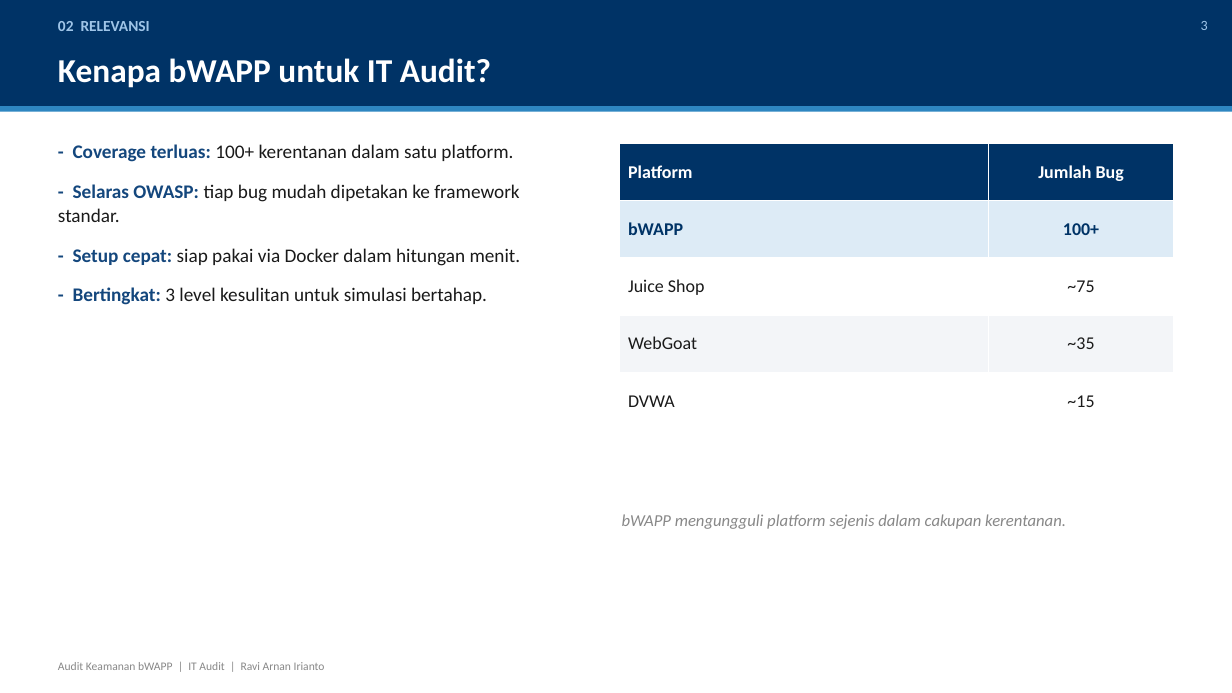
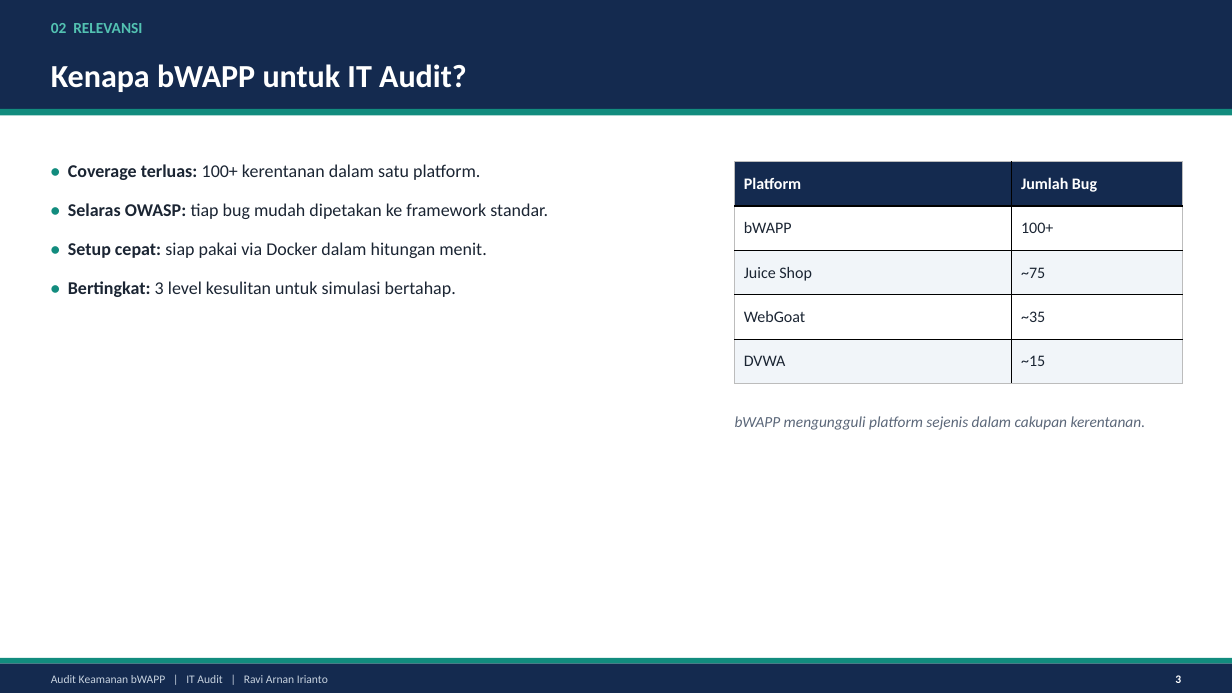
Before and after one commit to ravi-arnan/it-audit-bwapp, a slide deck: slide 3 of doc/presentasi_audit_bwapp.pptx. Drawn at 1232x693 pixels with LibreOffice and Linux fonts; fonts in the diff are those of the drawing. Boxes give left, top, right and bottom in pixels: in the first picture for what was removed or moved away, otherwise in the second. Text is boxed around its words. In the diff, an @@ line names an element or a change of style, - is before the commit and + after.

```diff
--- a/doc/presentasi_audit_bwapp.pptx
+++ b/doc/presentasi_audit_bwapp.pptx
@@ rectangle at [0, 0, 1232, 109]: fill #003366 to #142A4F @@
@@ text "02 RELEVANSI" at [51, 23, 142, 33]: text colour #9FC5E8 to #53C2B2; less space between paragraphs @@
@@ text "Kenapa bWAPP untuk IT Audit?": place and size @@
-text "Kenapa bWAPP untuk IT Audit?" at [58, 58, 491, 88]
+text "Kenapa bWAPP untuk IT Audit?" at [51, 64, 467, 92]
@@ text "Kenapa bWAPP untuk IT Audit?" at [51, 64, 467, 92]: size 26 to 25 pt; less space between paragraphs @@
@@ rectangle: place and size @@
-rectangle at [0, 106, 1232, 112]
+rectangle at [0, 109, 1232, 116]
@@ rectangle at [0, 109, 1232, 116]: fill #2E86C1 to #128C7E @@
@@ text at [68, 164, 548, 297]: text changed; size 15 to 14 pt; text colour #1A1A1A to #1B2533 @@
-- Coverage terluas: 100+ kerentanan dalam satu platform.
-- Selaras OWASP: tiap bug mudah dipetakan ke framework standar.
-- Setup cepat: siap pakai via Docker dalam hitungan menit.
-- Bertingkat: 3 level kesulitan untuk simulasi bertahap.
+• Coverage terluas: 100+ kerentanan dalam satu platform.
+• Selaras OWASP: tiap bug mudah dipetakan ke framework standar.
+• Setup cepat: siap pakai via Docker dalam hitungan menit.
+• Bertingkat: 3 level kesulitan untuk simulasi bertahap.
@@ table at [735, 162, 1183, 384] @@
@@ fill #003366 to #142A4F in row 1 @@
@@ fill #DDEBF6 to #FFFFFF in row 2 @@
@@ fill #FFFFFF to #F1F5F9 in 4 cells @@
@@ fill #F3F5F8 to #FFFFFF in row 4 @@
@@ size 14 to 12.5 pt @@
@@ text colour #003366 to #1B2533, bold off in "bWAPP", "100+" @@
@@ text colour #1A1A1A to #1B2533 in "Juice Shop", "~75", "WebGoat", "~35" and 2 more places @@
@@ alignment centre to left @@
@@ borders changed @@
@@ table: place and size @@
-table at [619, 143, 1174, 430]
+table at [735, 162, 1183, 384]
@@ text "bWAPP mengungguli platform sejenis dalam ...": place and size @@
-text "bWAPP mengungguli platform sejenis dalam ..." at [622, 514, 1066, 529]
+text "bWAPP mengungguli platform sejenis dalam ..." at [735, 416, 1146, 430]
@@ text "bWAPP mengungguli platform sejenis dalam ..." at [735, 416, 1146, 430]: size 13 to 12 pt, text colour #888888 to #5B6779; line spacing 1 to 1.05; less space between paragraphs @@
@@ rectangle added at [0, 658, 1232, 664], fill #128C7E @@
@@ rectangle added at [0, 664, 1232, 693], fill #142A4F @@
@@ text "Audit Keamanan bWAPP | IT ...": place and size @@
-text "Audit Keamanan bWAPP | IT ..." at [58, 662, 325, 670]
+text "Audit Keamanan bWAPP | IT ..." at [51, 675, 328, 683]
@@ text "Audit Keamanan bWAPP | IT ..." at [51, 675, 328, 683]: text colour #888888 to #C7D2DF; less space between paragraphs; vertical alignment top to middle @@
@@ text "3": place and size @@
-text "3" at [1201, 21, 1208, 30]
+text "3" at [1175, 675, 1181, 683]
@@ text "3" at [1175, 675, 1181, 683]: size 11 to 9 pt, text colour #9FC5E8 to #FFFFFF, bold on; less space between paragraphs; vertical alignment top to middle @@
```
Also in this commit, not shown: 16 other slides changed, 2 other files.
